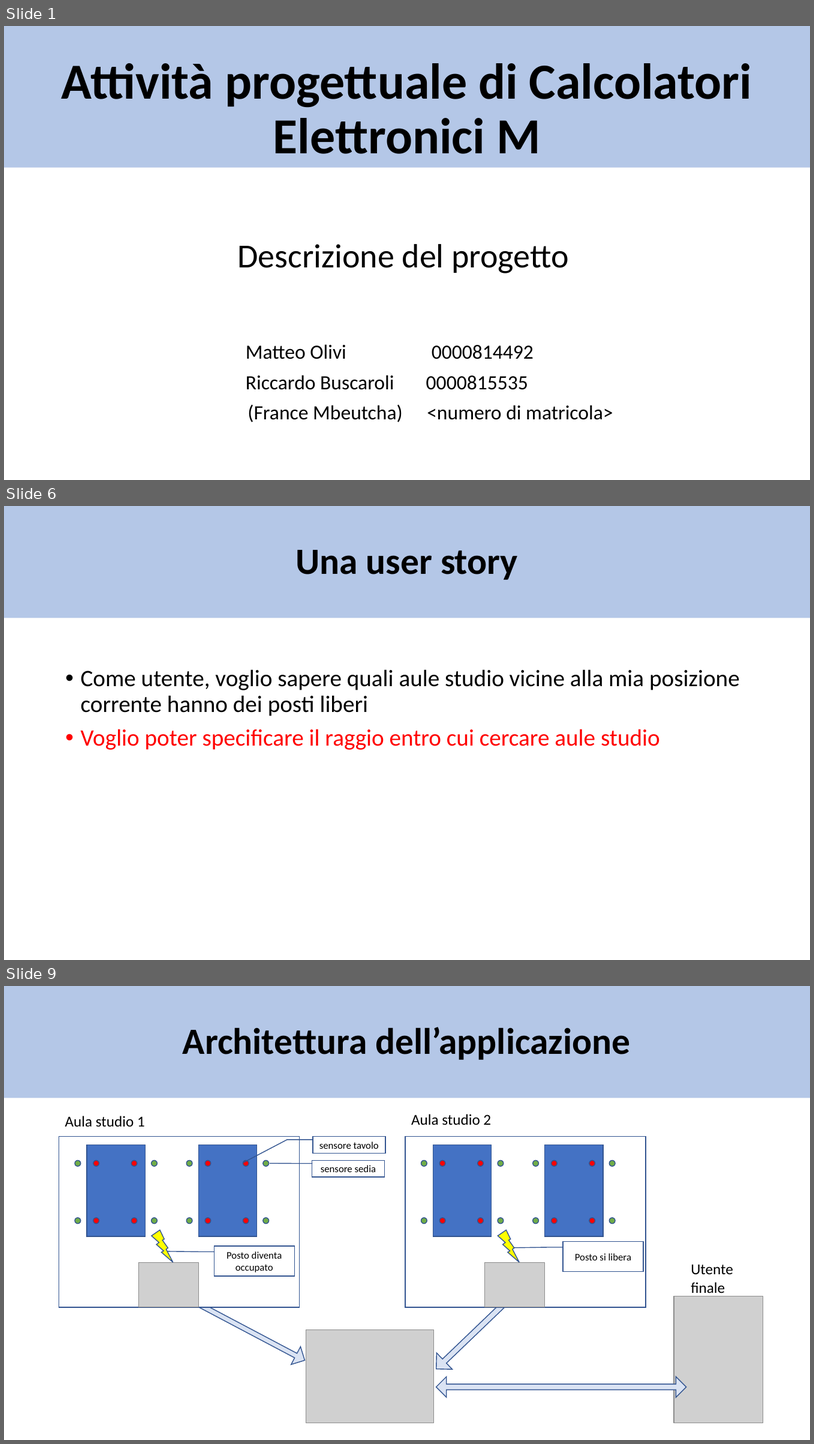
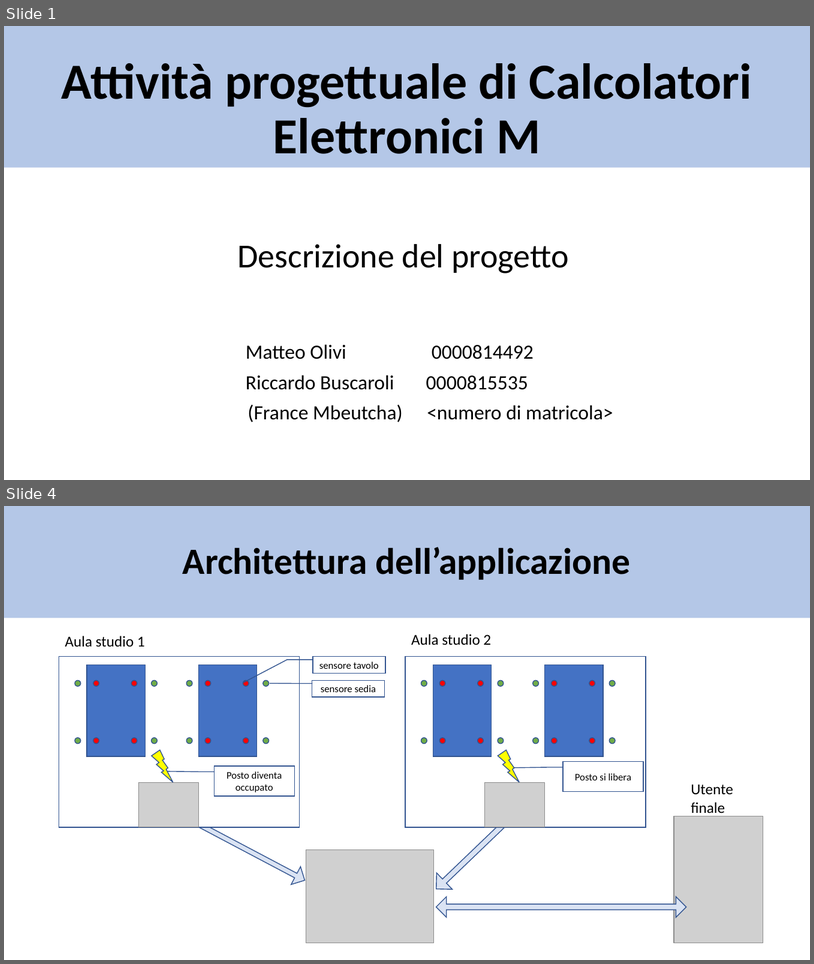
Before and after one commit to matte21/CalcM, a slide deck: ontologia.pptx. Shown one above the other, each under a label of ours: slides 1, 6 and 9 before the commit, slides 1 and 4 after it; the slides between them are not shown. The pictures are 814x1444 and 814x964 pixels, drawn with LibreOffice and Linux fonts; fonts in the diff are those of the drawing; grey boxes stand for pictures. Boxes give left, top, right and bottom in pixels: in the first picture for what was removed or moved away, otherwise in the second. Text is boxed around its words. In the diff, an @@ line names an element or a change of style, - is before the commit and + after.

Commit message:
Suddivisione conoscenza oggetti tra i 2 KP aula studio, compattazione slide con aggiunta animazioni

```diff
--- a/ontologia.pptx
+++ b/ontologia.pptx
@@ slide 6 removed at [4, 506, 810, 960], background #FFFFFF @@
@@ title removed at [4, 506, 810, 618] @@
-Una user story
@@ text removed at [81, 669, 740, 750] @@
-• Come utente, voglio sapere quali aule studio vicine alla mia posizione corrente hanno dei posti liberi
-• Voglio poter specificare il raggio entro cui cercare aule studio
@@ what was slide 9 is now slide 4 @@
```
Also in this commit, not shown: 4 slides changed, 2 slides added, 4 other slides removed.
